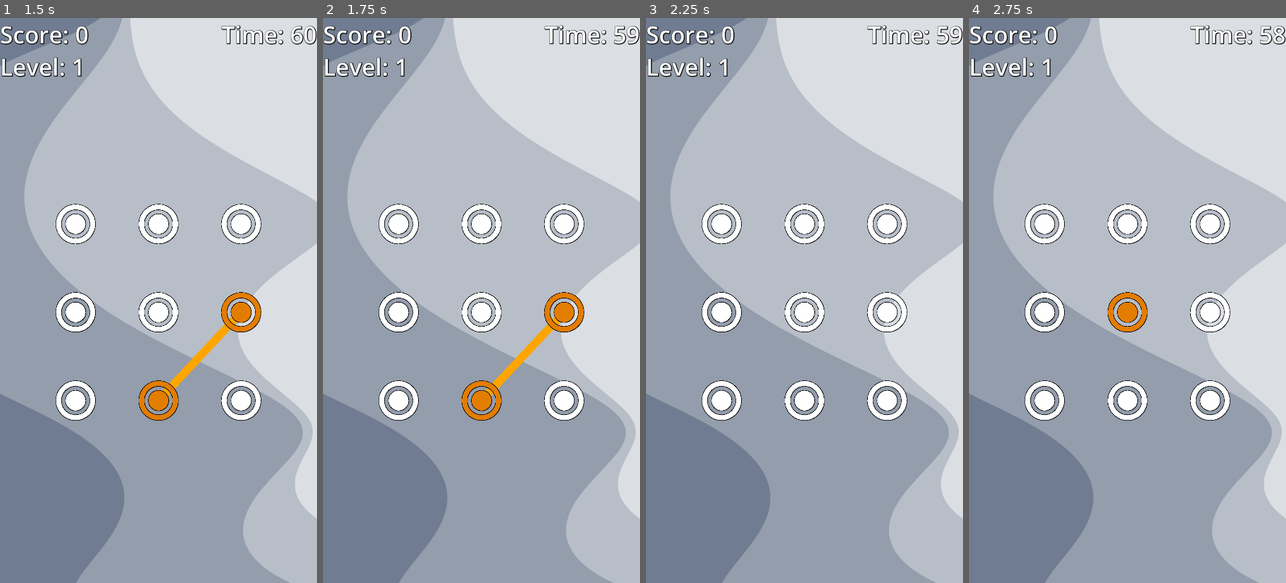
Above: before the commit, frames 1-4 (left to right).
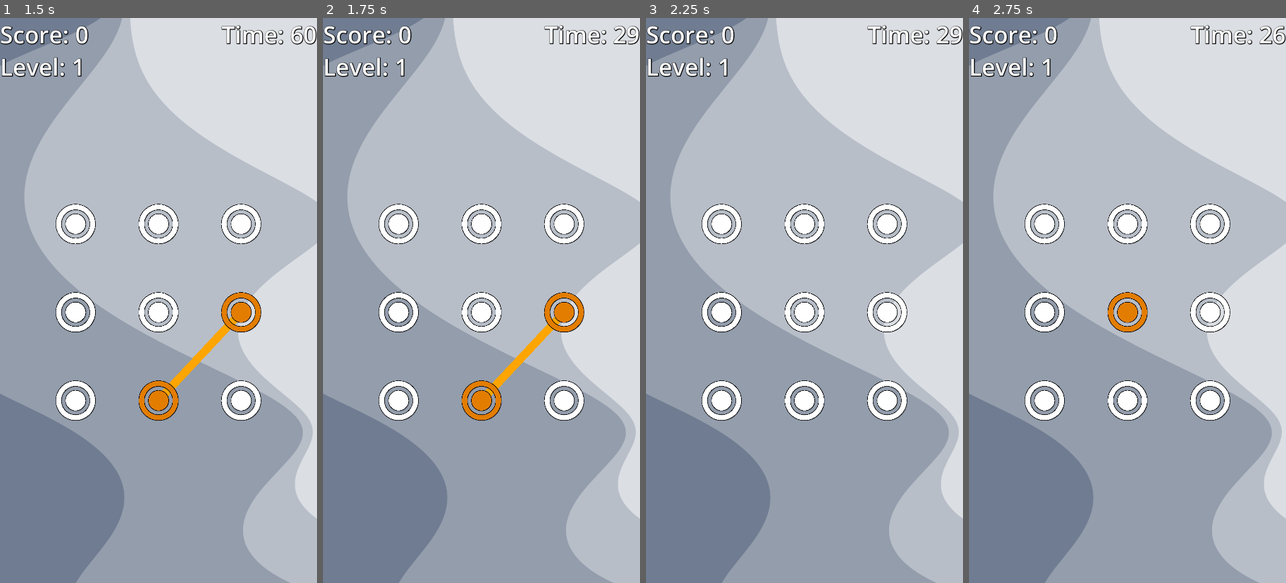
Above: after the commit, the same moments.

Repository: tJamesD/dot-line-matcher
Game: Godot game, scene res://Scenes/menu.tscn
The game is run twice, just before and just after one commit, with the same random seed, the same clock (stepped at 60 frames per second) and the same inputs.
Inputs (mouse positions are in pixels of both pictures, inside the frame that each line leads up to):
- Up to frame 1 (1.5 s): click "Play" at 0.5 s; tap Enter at 1.25 s; drag from (76, 221) to (158, 221) at 1.27 s
- Up to frame 2 (1.75 s): no input
- Up to frame 3 (2.25 s): tap Space at 2 s; drag from (804, 221) to (722, 221) at 2.02 s
- Up to frame 4 (2.75 s): no input

Frame 1 is identical in both runs. In frame 2, less than 0.1% of the frame differs, in the area x 91-96%, y 1-5%; in frame 3, less than 0.1%; in frame 4, 0.2%, in the area x 91-100%, y 1-5%.

Commit message:
timing adjusments, and attempted mouse fix

Diff:
--- a/Scenes/main.tscn
+++ b/Scenes/main.tscn
@@ -104,43 +104,53 @@
 
 [node name="DotManager" type="Node2D" parent="."]
 script = ExtResource("1_bo1nx")
-time_increase_amount = 5
 animation_timer = 0.75
 
 [node name="Dot0" parent="DotManager" instance=ExtResource("1_jjgbg")]
+z_index = 1
 position = Vector2(257.5, 700)
 scale = Vector2(0.184176, 0.184176)
 
 [node name="Dot1" parent="DotManager" instance=ExtResource("1_jjgbg")]
+z_index = 1
 position = Vector2(540, 700)
 scale = Vector2(0.184176, 0.184176)
 
 [node name="Dot2" parent="DotManager" instance=ExtResource("1_jjgbg")]
+z_index = 1
 position = Vector2(821.5, 700)
 scale = Vector2(0.184176, 0.184176)
 
 [node name="Dot3" parent="DotManager" instance=ExtResource("1_jjgbg")]
+z_index = 1
 position = Vector2(257.5, 1000)
 scale = Vector2(0.184176, 0.184176)
 
 [node name="Dot4" parent="DotManager" instance=ExtResource("1_jjgbg")]
+z_index = 1
 position = Vector2(540, 1000)
 scale = Vector2(0.184176, 0.184176)
 
 [node name="Dot5" parent="DotManager" instance=ExtResource("1_jjgbg")]
+z_index = 1
 position = Vector2(821.5, 1000)
 scale = Vector2(0.184176, 0.184176)
 
 [node name="Dot6" parent="DotManager" instance=ExtResource("1_jjgbg")]
+z_index = 1
 position = Vector2(257.5, 1300)
 scale = Vector2(0.184176, 0.184176)
 
 [node name="Dot7" parent="DotManager" instance=ExtResource("1_jjgbg")]
+z_index = 1
 position = Vector2(540, 1300)
 scale = Vector2(0.184176, 0.184176)
 
 [node name="Dot8" parent="DotManager" instance=ExtResource("1_jjgbg")]
+z_index = 1
 position = Vector2(821.5, 1300)
 scale = Vector2(0.184176, 0.184176)
 
 [node name="Main" type="Node2D" parent="."]
+
+[connection signal="input_event" from="DotManager/Dot0" to="DotManager/Dot0" method="_on_input_event"]
--- a/Scripts/dot.gd
+++ b/Scripts/dot.gd
@@ -6,7 +6,7 @@
 var isValid : bool = true
 var neighbors = []
 
-signal wrong_pattern
+signal wrong_pattern(inverse_time:bool)
 signal correct_pattern
 signal added_to_user_guess
 
@@ -33,8 +33,6 @@
 
 
 func _on_mouse_entered() -> void:
-	#likely change, will be do other things, method will handled activaiton
-	#sprite.modulate = Color(0.89,0.49,0,1)
 	if dot_manager.draw_allowed:
 		#mouse_active_dot = true
 		_activate()
@@ -44,14 +42,42 @@
 			#print("SELFCHECK: " + str(dot_manager.user_guess))
 			_check_solution()
 
-
+#func _on_input_event(viewport: Node, event: InputEvent, shape_idx: int) -> void:
+	#if not dot_manager.draw_allowed:
+		#return
+## PC: hover/move with button held down
+	#elif event is InputEventMouseMotion:
+		#print("AAAA")
+		#_handle_activation()
+	## PC: click
+	#elif event is InputEventMouseButton and event.pressed:
+		#print("BBBB")
+		#_handle_activation()
+#
+	## Mobile: tap/hold
+	#elif event is InputEventScreenTouch and event.pressed:
+		#print("CCCC")
+		#_handle_activation()
+#
+	## Mobile: drag across
+	#elif event is InputEventScreenDrag:
+		#print("DDDD")
+		#_handle_activation()
+#
+#
+#func _handle_activation() -> void:
+	#_activate()
+#
+	#if dot_manager.user_guess.count(self) == 0:
+		#dot_manager.user_guess.append(self)
+		#_check_solution()
 func _check_solution():
 	var index : int = 0
 	for dot in dot_manager.user_guess:
 		#print("USER_GUESS NAME: " + dot.name + " PATTERNAME: " + dot_manager.pattern[index].name)
 		if dot != dot_manager.pattern[index]:
 			print("Wrong Guess!!!")
-			wrong_pattern.emit()
+			wrong_pattern.emit(true)
 			return;
 		index+=1
 
--- a/Scripts/dots_manager.gd
+++ b/Scripts/dots_manager.gd
@@ -25,7 +25,7 @@
 signal timer_update(amt :int)
 signal game_over()
 
-@export var timer = 60
+@export var timer = 30
 @export var time_increase_amount = 2
 @onready var second_tracker = 0.0
 
@@ -34,7 +34,7 @@
 var draw_allowed = false
 @export var gen_length : int = 2
 var curr_length : int = 0
-
+var decrease_timer = false
 var level = 1;
 
 func _ready():
@@ -93,6 +93,7 @@
 			draw_allowed = true
 			curr_length = 0
 	if draw_allowed:
+		#var pointer_pos = get_global_mouse_position()
 		_draw_line_to_mouse()
 
 func _increase_gen_count():
@@ -101,36 +102,43 @@
 		#2:
 			gen_length +=1
 			level +=1
+			time_increase_amount = 3
 			level_increased.emit(level)
 		#4:
 		10:
 			gen_length +=1
 			level +=1
+			time_increase_amount = 5
 			level_increased.emit(level)
 		#6:
 		15:
 			gen_length +=1
 			level +=1
+			time_increase_amount = 6
 			level_increased.emit(level)
 		#8:
 		25:
 			gen_length +=1
 			level +=1
+			time_increase_amount = 7
 			level_increased.emit(level)
 		#10:
 		35:
 			gen_length +=1
 			level +=1
+			time_increase_amount = 8
 			level_increased.emit(level)
 		#12:
 		45:
 			gen_length +=1
 			level +=1
+			time_increase_amount = 9
 			level_increased.emit(level)
 		#14:
 		55:
 			gen_length +=1
 			level +=1
+			time_increase_amount = 9.5
 			level_increased.emit(level)
 
 func _move_active_dot():
@@ -273,10 +281,10 @@
 	active_dot = null
 	await get_tree().create_timer(.1).timeout
 
-	_reset_to_new_pattern()
-
-
-func _reset_to_new_pattern():
+	_reset_to_new_pattern(false)
+
+
+func _reset_to_new_pattern(decrease_time:bool):
 	_reset_neighbor_status()
 	_deactivate_all_dots()
 	dot_1_index = 0
@@ -286,3 +294,7 @@
 	animate = true
 	draw_allowed = false
 	active_dot = null
+
+	if decrease_time:
+		print("TIME DECREASED")
+		timer -= time_increase_amount
Not shown, changed: APK/DotLineMatcher.apk
Not shown, changed: APK/DotLineMatcher.apk.idsig
